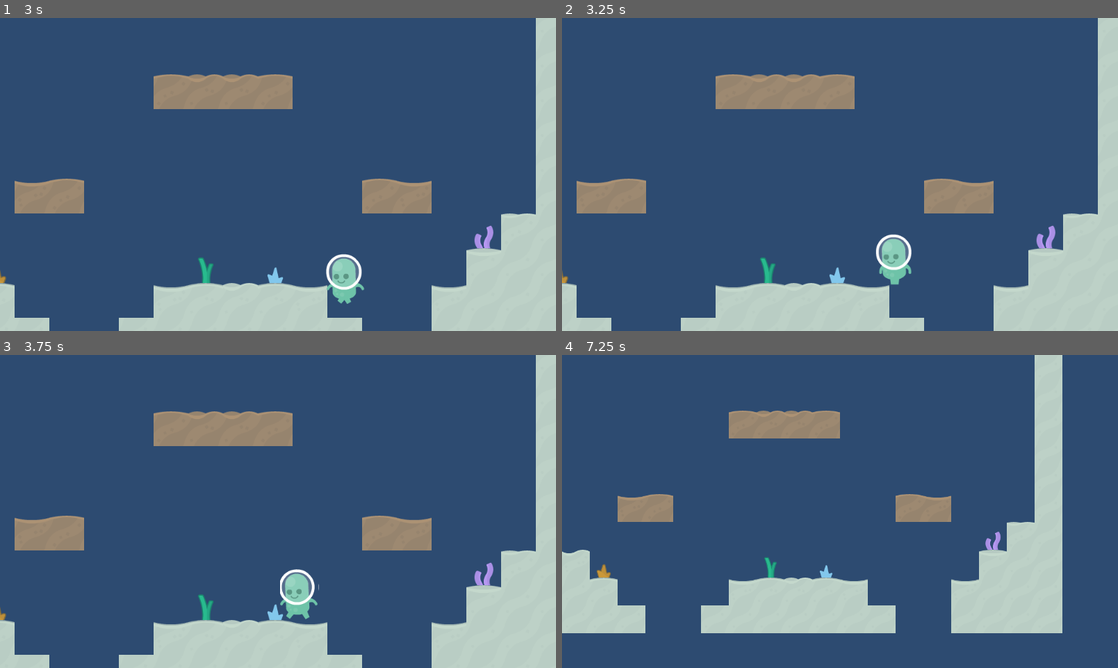
Above: before the commit, frames 1-4 (two rows, left to right).
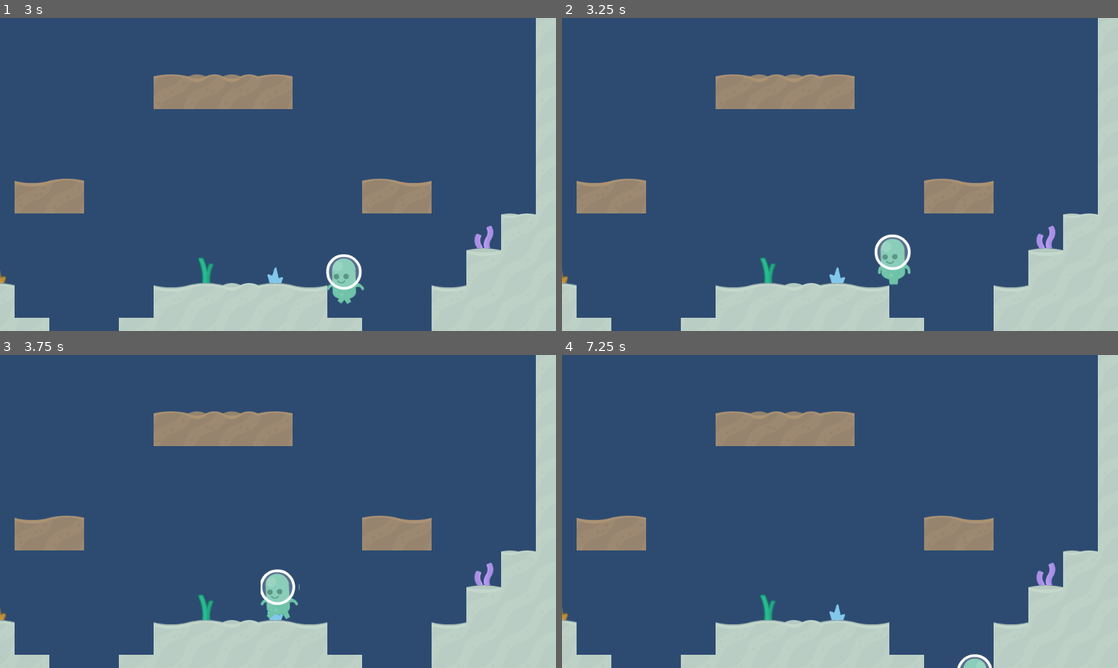
Above: after the commit, the same moments.

Repository: cpvanlue/dive-bug
Game: Godot game, scene res://src/Level.tscn
Same seed, same stepped clock (60 frames per second), same inputs: the game is played once before the commit and once after it.
Inputs:
- Up to frame 1 (3 s): tap Enter at 0.5 s; hold Shift (sprint) 0.53-1.28 s; hold D (right) 0.53-2.03 s; tap Space (swim) at 1.35, 2.85 s; hold Shift (sprint) 2.03-2.78 s; hold A (left) from 2.03 s (still down)
- Up to frame 2 (3.25 s): keep holding A (left)
- Up to frame 3 (3.75 s): keep holding A (left); hold Shift (sprint) from 3.53 s (still down)
- Up to frame 4 (7.25 s): release A (left) at 4.28 s; release Shift (sprint) at 4.28 s; hold D (right) from 4.28 s (still down); tap Space (swim) at 4.35, 5.85 s; hold Shift (sprint) 5.03-5.78 s; hold Shift (sprint) from 6.53 s (still down)

Frame 1 is identical in both runs. In frame 2, 0.3% of the frame differs, in the area x 56-63%, y 69-86%; in frame 3, 1.2%; in frame 4, 31%, in the area x 0-100%, y 0-100%.

Commit message:
Fix spacing in Player.gd and match walking speed penalty

Diff:
--- a/src/Player.gd
+++ b/src/Player.gd
@@ -12,6 +12,7 @@
 func _ready():
 	health = 100
 
+
 func _physics_process(delta: float) -> void:
 	velocity.y = clamp(velocity.y, -250, 150)
 	set_direction()
@@ -23,6 +24,7 @@
 		velocity.y = GRAVITY
 	velocity.x = lerp(velocity.x, 0, 0.25)
 
+
 func set_direction() -> void:
 	if Input.is_action_pressed("left"):
 		velocity.x = -SPEED
@@ -30,7 +32,7 @@
 			velocity.x = -SPEED * 1.5
 		$AnimatedSprite.flip_h = true
 		if is_on_floor():
-			velocity.x = velocity.x / 2
+			velocity.x = velocity.x / 1.25
 			$AnimatedSprite.play("walk")
 	elif Input.is_action_pressed("right"):
 		velocity.x = SPEED
@@ -54,7 +56,7 @@
 		velocity.y += GRAVITY * 4 * delta
 
 
-func _on_AnimatedSprite_animation_finished():
+func _on_AnimatedSprite_animation_finished() -> void:
 	if not (Input.is_action_pressed("left")
 		or Input.is_action_pressed("right")
 		or $AnimatedSprite.animation == "swim"):
